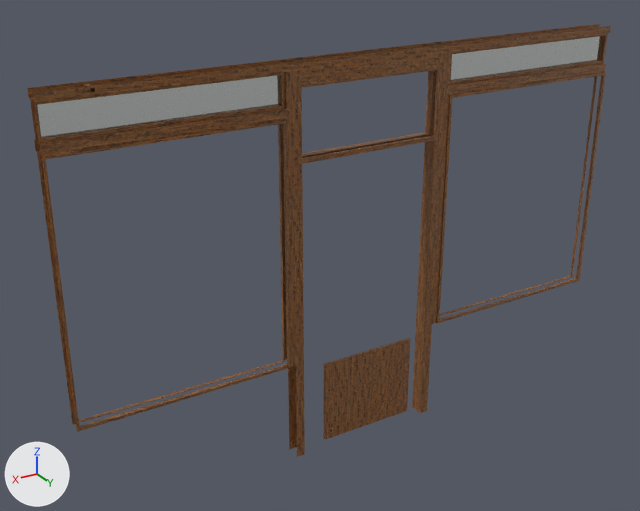
The glTF model game/assets/props/bodega_frontage.glb: old version first, new version second.
Rendered twice from a camera (50 mm lens) standing at (2.98, 4.37, 3.66) and looking at (0.26, -0.17, 1.4). Lighting does not change. The marker at lower left points along +X, +Y and +Z. The older version comes first. Where no turn or scale is listed for an object, it has been applied to the vertices. Vertices at exactly the same position are counted once.

The first picture shows 'Frontage__glass', 'Frontage__oak_quartered', 'LeafPanel__oak_quartered'.
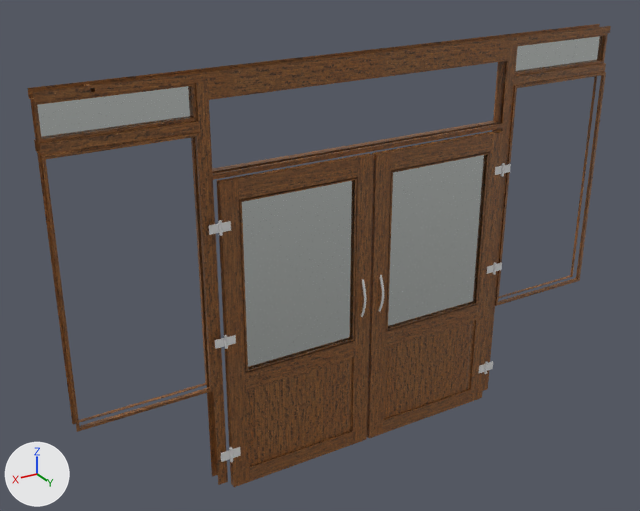
Where the newer file only moved an object's origin or applied its transform, the numbers keep the older frame.

Patch to the scene script:
```diff
--- a/game/assets/props/bodega_frontage.glb.py
+++ b/game/assets/props/bodega_frontage.glb.py
@@ me_frontage__glass @@
-me_frontage__glass.from_pydata(...)  # 48 vertices, 48 faces; spans x -2.52..1.4, y 0.0, z -0.09..0.09
+me_frontage__glass.from_pydata(...)  # 36 vertices, 32 faces; spans x -2.52..1.4, y 0.0, z -0.09..0.09
+# me_frontage__glass part 1: 12 vertices removed from x 0.04..0.05, y 0.0, z -0.09..0.09; 6 vertices added at x 0.59, y 0.0, z -0.09..0.09
+# me_frontage__glass part 2: 12 vertices removed from x -1.17, y 0.0, z -0.09..0.09
+# other edits to the shape of me_frontage__glass do not show in these pictures
 me_frontage__glass.materials.append(mat_glass)
@@ me_frontage__oak_quartered @@
-me_frontage__oak_quartered.from_pydata(...)  # 886 vertices, 1520 faces; spans x -2.18..1.78, y -0.06..0.05, z -2.16..0.49
+me_frontage__oak_quartered.from_pydata(...)  # 638 vertices, 1064 faces; spans x -2.18..1.78, y -0.06..0.05, z -2.16..0.49
+# me_frontage__oak_quartered part 3: 102 vertices moved from x -0.81..0.41, y -0.06..0.05, z -1.45..0.49 to x -1.35..0.95, y -0.06..0.05, z -1.45..0.49; 504 vertices removed from x -0.81..0.41, y -0.06..0.05, z -2.16..0.49; 256 vertices added at x -1.35..0.95, y -0.06..0.05, z -2.16..0.44
 me_frontage__oak_quartered.materials.append(mat_oak_quartered)
@@ ob_leafpanel__oak_quartered @@
 ob_leafpanel__oak_quartered = bpy.data.objects.new('LeafPanel__oak_quartered', me_closedleafpanel_001)
-ob_leafpanel__oak_quartered.location = (0.0, 0.035, 0.423)
+ob_leafpanel__oak_quartered.location = (-0.525, 0.035, 0.423)
@@ ob_rightjamb__door_brass @@
+ob_rightjamb__door_brass = bpy.data.objects.new('RightJamb__door_brass', me_rightjamb__door_brass)  # 840 vertices, 1632 faces; spans x -0.01..0.07, y 0.02..0.04, z 0.23..1.87; in mat_door_brass (white #e7e7e7)
+ob_rightjamb__door_brass.location = (1.05, 0.035, 0.0)
@@ ob_leftjamb__door_brass @@
+ob_leftjamb__door_brass = bpy.data.objects.new('LeftJamb__door_brass', me_leftjamb__door_brass)  # 840 vertices, 1632 faces; spans x -0.07..0.01, y 0.02..0.04, z 0.23..1.87; in mat_door_brass (white #e7e7e7)
+ob_leftjamb__door_brass.location = (-1.05, 0.035, 0.0)
@@ ob_rightswing__oak_quartered @@
+ob_rightswing__oak_quartered = bpy.data.objects.new('RightSwing__oak_quartered', me_rightswing__oak_quartered)  # 80 vertices, 156 faces; spans x -1.04..-0.01, y -0.02..0.02, z 0.02..2.09
+ob_rightswing__oak_quartered.location = (1.05, 0.035, 0.0)
@@ ob_rightswing__glass @@
+ob_rightswing__glass = bpy.data.objects.new('RightSwing__glass', me_rightswing__glass)  # a box spanning x -0.929..-0.121, y -0.006..0.006, z 0.835..1.971; in mat_glass (white #f3f9f6)
+ob_rightswing__glass.location = (1.05, 0.035, 0.0)
@@ ob_rightswing__door_brass @@
+ob_rightswing__door_brass = bpy.data.objects.new('RightSwing__door_brass', me_rightswing__door_brass)  # 1184 vertices, 2300 faces; spans x -1.0..0.01, y -0.06..0.06, z 0.25..1.85; in mat_door_brass (white #e7e7e7)
+ob_rightswing__door_brass.location = (1.05, 0.035, 0.0)
@@ ob_rightleafpanel__oak_quartered @@
+ob_rightleafpanel__oak_quartered = bpy.data.objects.new('RightLeafPanel__oak_quartered', me_rightleafpanel__oak_quartered)  # 24 vertices, 44 faces; spans x -0.395..0.395, y -0.011..0.011, z -0.293..0.292
+ob_rightleafpanel__oak_quartered.location = (0.525, 0.035, 0.423)
@@ ob_leftswing__oak_quartered @@
+ob_leftswing__oak_quartered = bpy.data.objects.new('LeftSwing__oak_quartered', me_leftswing__oak_quartered)  # 80 vertices, 156 faces; spans x 0.01..1.04, y -0.02..0.02, z 0.02..2.09
+ob_leftswing__oak_quartered.location = (-1.05, 0.035, 0.0)
@@ ob_leftswing__glass @@
+ob_leftswing__glass = bpy.data.objects.new('LeftSwing__glass', me_leftswing__glass)  # a box spanning x 0.121..0.929, y -0.006..0.006, z 0.835..1.971; in mat_glass (white #f3f9f6)
+ob_leftswing__glass.location = (-1.05, 0.035, 0.0)
@@ ob_leftswing__door_brass @@
+ob_leftswing__door_brass = bpy.data.objects.new('LeftSwing__door_brass', me_leftswing__door_brass)  # 1184 vertices, 2300 faces; spans x -0.01..1.0, y -0.06..0.06, z 0.25..1.85; in mat_door_brass (white #e7e7e7)
+ob_leftswing__door_brass.location = (-1.05, 0.035, 0.0)
```

Changed parts and their boxes [x1, y1, x2, y2] in the pictures (640 x 511 px; the box of a moved part takes in the faces that stretch with it):
'Frontage__oak_quartered', reshaped (6% taller): before [27, 24, 611, 457]; after [27, 24, 611, 485]
'RightSwing__glass', added: after [242, 180, 355, 370]
'RightSwing__oak_quartered', added: after [217, 153, 374, 487]
'LeftSwing__oak_quartered', added: after [367, 130, 504, 438]
'LeftSwing__glass', added: after [388, 155, 487, 328]
'LeafPanel__oak_quartered', moved: before [324, 338, 410, 440]; after [384, 320, 475, 419]
'RightLeafPanel__oak_quartered', added: after [247, 358, 353, 466]
'RightSwing__door_brass', added: after [219, 221, 366, 459]
'RightJamb__door_brass', added: after [209, 220, 233, 462]
'LeftSwing__door_brass', added: after [379, 166, 505, 373]
'LeftJamb__door_brass', added: after [484, 163, 511, 374]
part 1 of me_frontage__glass, moved or reshaped: before [93, 75, 280, 130]; after [93, 86, 192, 130]
part 2 of me_frontage__glass, deleted: before [451, 36, 603, 81]
part 3 of me_frontage__oak_quartered, moved or reshaped: before [185, 44, 570, 457]; after [185, 43, 570, 485]
